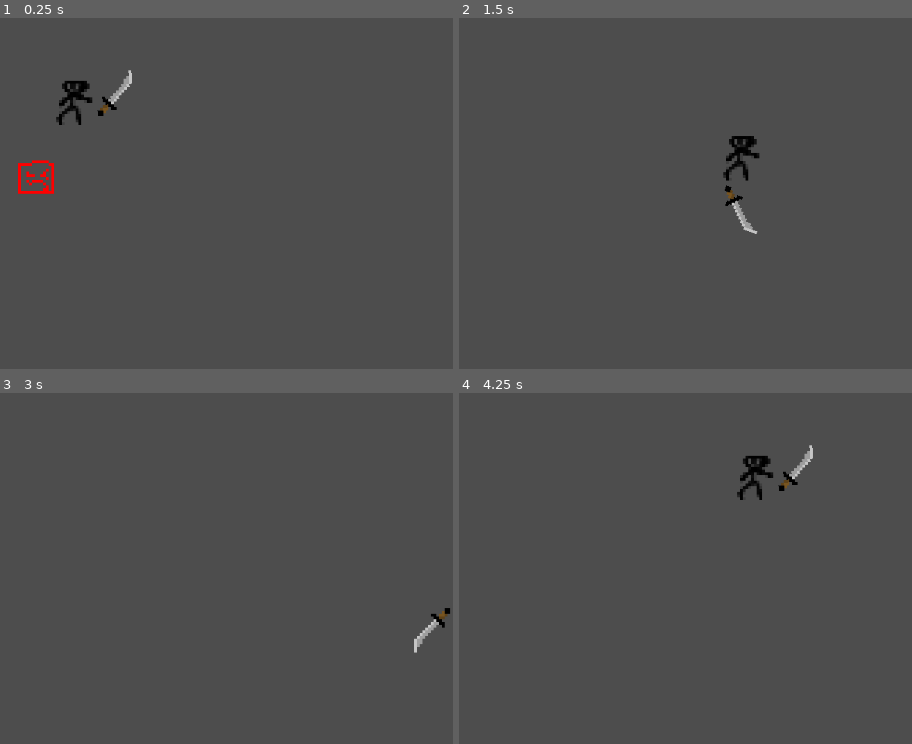
Above: before the commit, frames 1-4 (two rows, left to right).
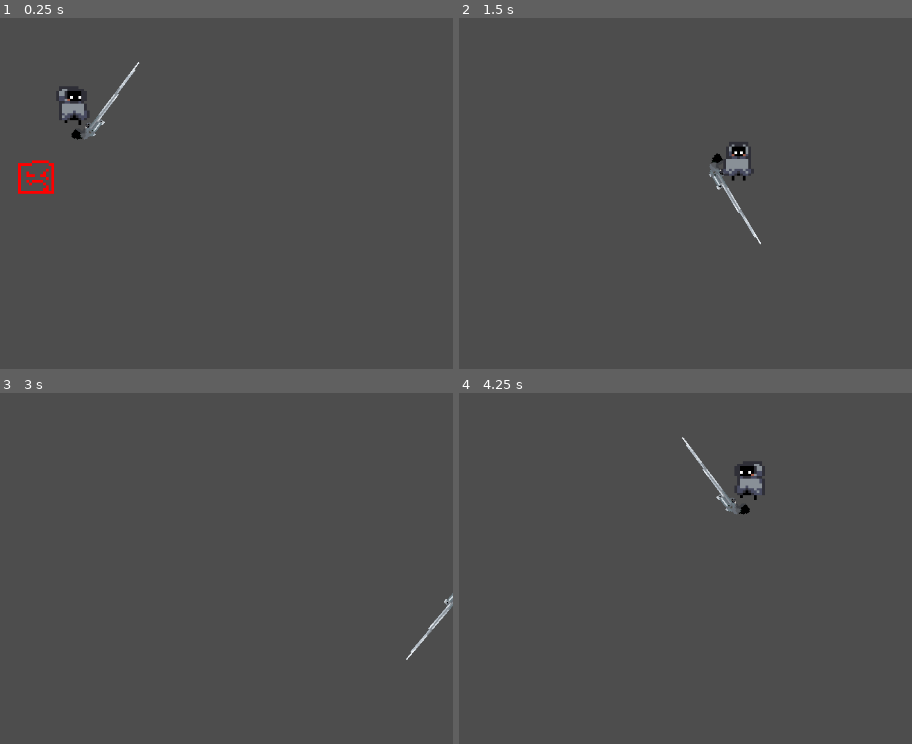
Above: after the commit, the same moments.

Repository: Titanothere/Sphelsylt-LV1-LP4-2025
Game: Godot game, scene res://scenes/game.tscn
Two runs of this game, one before a commit and one after it. Both use one fixed random seed, a clock stepped at 60 frames per second and the inputs below.
Inputs:
- Up to frame 1 (0.25 s): no input
- Up to frame 2 (1.5 s): hold Right (ui_right) 0.53-1.28 s; hold Down (ui_down) from 1.28 s (still down)
- Up to frame 3 (3 s): release Down (ui_down) at 2.03 s; hold Right (ui_right) 2.03-2.78 s; hold Up (ui_up) from 2.78 s (still down)
- Up to frame 4 (4.25 s): release Up (ui_up) at 3.53 s; hold Left (ui_left) from 3.53 s (still down)

The runs differ from the first frame. In frame 1, 1.0% of the frame differs, in the area x 12-31%, y 12-35%; in frame 2, 1.0%; in frame 3, 0.3%; in frame 4, 1.2%, in the area x 49-79%, y 12-35%.

Commit message:
animated character
and added assets into project

Diff:
--- a/scenes/player.tscn
+++ b/scenes/player.tscn
@@ -1,10 +1,126 @@
-[gd_scene load_steps=4 format=3 uid="uid://dba4efp0fyxj1"]
+[gd_scene load_steps=20 format=3 uid="uid://dba4efp0fyxj1"]
 
 [ext_resource type="Texture2D" uid="uid://dqo2p4hokdo1q" path="res://assets/player.png" id="1_3vyb7"]
 [ext_resource type="Script" uid="uid://cunac0x8xlh4f" path="res://scripts/player.gd" id="1_g2els"]
+[ext_resource type="Texture2D" uid="uid://c0kcub0u3k1k1" path="res://assets/character_weapon_anim_sheet.png" id="3_dqkch"]
+[ext_resource type="Script" uid="uid://juc57778bfky" path="res://scenes/animated_sprite_2d.gd" id="4_qlg0r"]
 
 [sub_resource type="RectangleShape2D" id="RectangleShape2D_g2els"]
 size = Vector2(7, 13)
+
+[sub_resource type="AtlasTexture" id="AtlasTexture_tuyoq"]
+atlas = ExtResource("3_dqkch")
+region = Rect2(0, 32, 32, 32)
+
+[sub_resource type="AtlasTexture" id="AtlasTexture_fjrip"]
+atlas = ExtResource("3_dqkch")
+region = Rect2(0, 0, 32, 32)
+
+[sub_resource type="AtlasTexture" id="AtlasTexture_smehm"]
+atlas = ExtResource("3_dqkch")
+region = Rect2(32, 0, 32, 32)
+
+[sub_resource type="AtlasTexture" id="AtlasTexture_ur7pv"]
+atlas = ExtResource("3_dqkch")
+region = Rect2(64, 0, 32, 32)
+
+[sub_resource type="AtlasTexture" id="AtlasTexture_y4r1p"]
+atlas = ExtResource("3_dqkch")
+region = Rect2(96, 0, 32, 32)
+
+[sub_resource type="AtlasTexture" id="AtlasTexture_d2wvv"]
+atlas = ExtResource("3_dqkch")
+region = Rect2(0, 32, 32, 32)
+
+[sub_resource type="AtlasTexture" id="AtlasTexture_3v2ag"]
+atlas = ExtResource("3_dqkch")
+region = Rect2(32, 32, 32, 32)
+
+[sub_resource type="AtlasTexture" id="AtlasTexture_jej6c"]
+atlas = ExtResource("3_dqkch")
+region = Rect2(64, 32, 32, 32)
+
+[sub_resource type="AtlasTexture" id="AtlasTexture_f1ej7"]
+atlas = ExtResource("3_dqkch")
+region = Rect2(96, 32, 32, 32)
+
+[sub_resource type="AtlasTexture" id="AtlasTexture_oprun"]
+atlas = ExtResource("3_dqkch")
+region = Rect2(0, 64, 32, 32)
+
+[sub_resource type="AtlasTexture" id="AtlasTexture_a8ls1"]
+atlas = ExtResource("3_dqkch")
+region = Rect2(32, 64, 32, 32)
+
+[sub_resource type="AtlasTexture" id="AtlasTexture_qfm1y"]
+atlas = ExtResource("3_dqkch")
+region = Rect2(64, 64, 32, 32)
+
+[sub_resource type="AtlasTexture" id="AtlasTexture_fulsm"]
+atlas = ExtResource("3_dqkch")
+region = Rect2(96, 64, 32, 32)
+
+[sub_resource type="SpriteFrames" id="SpriteFrames_4r5pv"]
+animations = [{
+"frames": [{
+"duration": 1.0,
+"texture": SubResource("AtlasTexture_tuyoq")
+}],
+"loop": true,
+"name": &"default",
+"speed": 5.0
+}, {
+"frames": [{
+"duration": 1.0,
+"texture": SubResource("AtlasTexture_fjrip")
+}, {
+"duration": 1.0,
+"texture": SubResource("AtlasTexture_smehm")
+}, {
+"duration": 1.0,
+"texture": SubResource("AtlasTexture_ur7pv")
+}, {
+"duration": 1.0,
+"texture": SubResource("AtlasTexture_y4r1p")
+}],
+"loop": true,
+"name": &"down",
+"speed": 5.0
+}, {
+"frames": [{
+"duration": 1.0,
+"texture": SubResource("AtlasTexture_d2wvv")
+}, {
+"duration": 1.0,
+"texture": SubResource("AtlasTexture_3v2ag")
+}, {
+"duration": 1.0,
+"texture": SubResource("AtlasTexture_jej6c")
+}, {
+"duration": 1.0,
+"texture": SubResource("AtlasTexture_f1ej7")
+}],
+"loop": true,
+"name": &"side",
+"speed": 5.0
+}, {
+"frames": [{
+"duration": 1.0,
+"texture": SubResource("AtlasTexture_oprun")
+}, {
+"duration": 1.0,
+"texture": SubResource("AtlasTexture_a8ls1")
+}, {
+"duration": 1.0,
+"texture": SubResource("AtlasTexture_qfm1y")
+}, {
+"duration": 1.0,
+"texture": SubResource("AtlasTexture_fulsm")
+}],
+"loop": true,
+"name": &"up",
+"speed": 5.0
+}]
 
 [node name="CharacterBody2D" type="CharacterBody2D"]
 script = ExtResource("1_g2els")
@@ -14,5 +130,15 @@
 shape = SubResource("RectangleShape2D_g2els")
 
 [node name="Sprite2D" type="Sprite2D" parent="."]
+visible = false
 position = Vector2(2, -8)
 texture = ExtResource("1_3vyb7")
+
+[node name="AnimatedSprite2D" type="AnimatedSprite2D" parent="."]
+position = Vector2(0, -7)
+scale = Vector2(0.5, 0.4375)
+sprite_frames = SubResource("SpriteFrames_4r5pv")
+animation = &"up"
+script = ExtResource("4_qlg0r")
+
+[node name="AnimationPlayer" type="AnimationPlayer" parent="AnimatedSprite2D"]
--- a/scenes/sword.tscn
+++ b/scenes/sword.tscn
@@ -1,10 +1,26 @@
-[gd_scene load_steps=3 format=3 uid="uid://dxtu2xrgn0r4x"]
+[gd_scene load_steps=6 format=3 uid="uid://dxtu2xrgn0r4x"]
 
 [ext_resource type="Texture2D" uid="uid://csj523ic5tkuv" path="res://assets/sword.png" id="1_ycbs3"]
+[ext_resource type="Texture2D" uid="uid://c0kcub0u3k1k1" path="res://assets/character_weapon_anim_sheet.png" id="2_n355p"]
 
 [sub_resource type="SegmentShape2D" id="SegmentShape2D_n355p"]
-a = Vector2(7, -6)
+a = Vector2(10, -11)
 b = Vector2(-5, 8)
+
+[sub_resource type="AtlasTexture" id="AtlasTexture_n355p"]
+atlas = ExtResource("2_n355p")
+region = Rect2(7, 113, 72, 14)
+
+[sub_resource type="SpriteFrames" id="SpriteFrames_s4ec8"]
+animations = [{
+"frames": [{
+"duration": 1.0,
+"texture": SubResource("AtlasTexture_n355p")
+}],
+"loop": true,
+"name": &"default",
+"speed": 5.0
+}]
 
 [node name="Area2D" type="Area2D"]
 
@@ -13,4 +29,14 @@
 shape = SubResource("SegmentShape2D_n355p")
 
 [node name="Sword" type="Sprite2D" parent="."]
+visible = false
 texture = ExtResource("1_ycbs3")
+
+[node name="AnimatedSprite2D" type="AnimatedSprite2D" parent="."]
+position = Vector2(-4, 3)
+rotation = 2.27416
+scale = Vector2(0.5, 0.5)
+sprite_frames = SubResource("SpriteFrames_s4ec8")
+
+[node name="AnimationPlayer" type="AnimationPlayer" parent="AnimatedSprite2D"]
+root_node = NodePath("../../Sword")
--- a/scripts/player.gd
+++ b/scripts/player.gd
@@ -1,30 +1,53 @@
 extends CharacterBody2D
 
-
+const debug = false
 const SPEED = 100.0
 const SQRT2 = 1.414214
+var anim: AnimatedSprite2D
+
+var facingright: bool
+func _init():
+    facingright = true
+
+func _ready():
+    anim = $AnimatedSprite2D
+    anim.play("default")
 
 func _physics_process(delta: float) -> void:
 
     # Used to fix "fast diagonals"
-	var realSpeed = SPEED
-	# Get the input direction and handle the movement/deceleration.
-	# As good practice, you should replace UI actions with custom gameplay actions.
-	var hDirection := Input.get_axis("ui_left", "ui_right")
-	var vDirection := Input.get_axis("ui_up", "ui_down")
+    var realSpeed = SPEED
+    # Get the input direction and handle the movement/deceleration.
+    # As good practice, you should replace UI actions with custom gameplay actions.
+    var hDirection := Input.get_axis("ui_left", "ui_right")
+    var vDirection := Input.get_axis("ui_up", "ui_down")
 
-	if hDirection and vDirection:
-		realSpeed /= SQRT2
+    if hDirection and vDirection:
+        realSpeed /= SQRT2
 
-	if hDirection:
-		velocity.x = hDirection * realSpeed
-	else:
-		velocity.x = move_toward(velocity.x, 0, realSpeed)
-	# Get the input direction and handle the movement/deceleration.
-	# As good practice, you should replace UI actions with custom gameplay actions.
-	if vDirection:
-		velocity.y = vDirection * realSpeed
-	else:
-		velocity.y = move_toward(velocity.y, 0, realSpeed)
+    if hDirection:
+        velocity.x = hDirection * realSpeed
+    else:
+        velocity.x = move_toward(velocity.x, 0, realSpeed)
+    # Get the input direction and handle the movement/deceleration.
+    # As good practice, you should replace UI actions with custom gameplay actions.
+    if vDirection:
+        velocity.y = vDirection * realSpeed
+    else:
+        velocity.y = move_toward(velocity.y, 0, realSpeed)
 
-	move_and_slide()
+    move_and_slide()
+
+
+    # Handle animations
+    if debug:
+        print(velocity)
+    anim.play("side")
+    if (velocity.x <= -1 and facingright) or (velocity.x >= 1 and not facingright):
+        facingright = not facingright
+        transform.x *= -1
+    if velocity.x == 0:
+        if velocity.y < 0:
+            anim.play("up")
+        elif velocity.y > 0:
+            anim.play("down")
Not shown, added: assets/character_weapon_anim_sheet.png.import
Not shown, added: scenes/animated_sprite_2d.gd.uid
